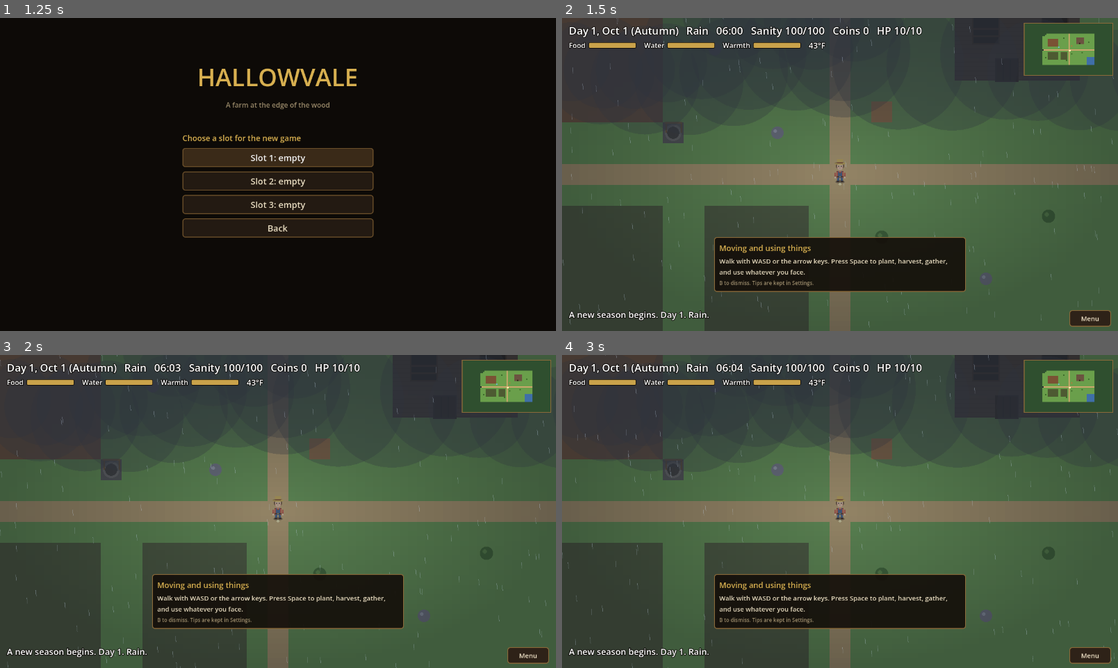
Above: before the commit, frames 1-4 (two rows, left to right).
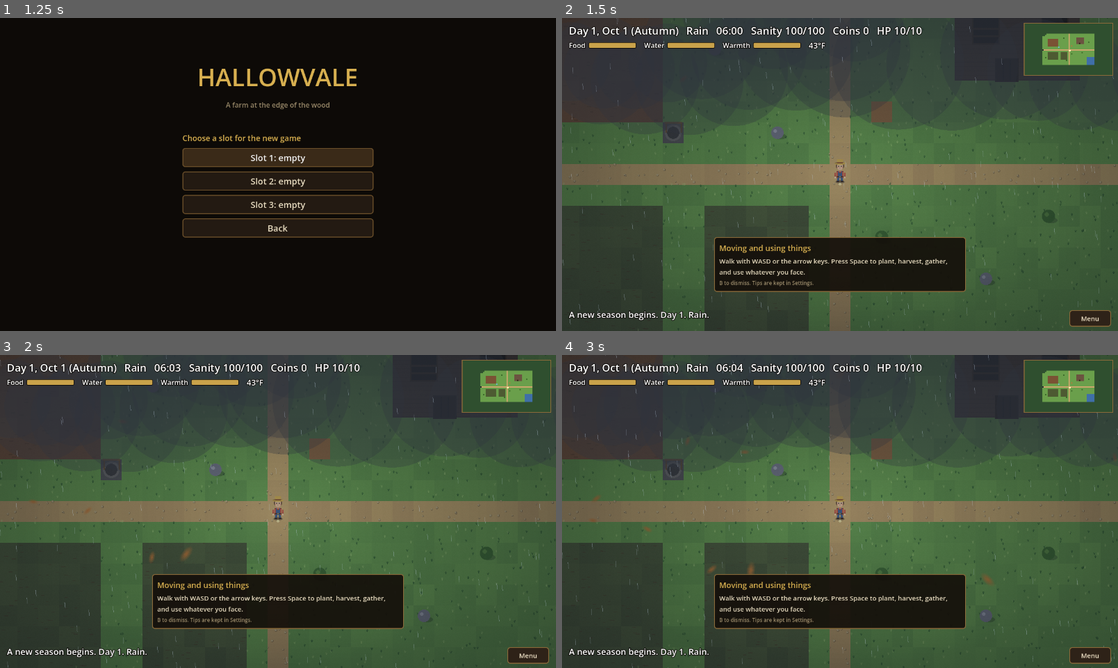
Above: after the commit, the same moments.

Repository: joshj1108/CrowCreekHollow
Game: Godot game, scene res://scenes/main.tscn
Same seed, same stepped clock (60 frames per second), same inputs: the game is played once before the commit and once after it.
Inputs:
- Up to frame 1 (1.25 s): click "New Game" at 0.5 s
- Up to frame 2 (1.5 s): click "Slot 1: empty" at 1.25 s
- Up to frame 3 (2 s): no input
- Up to frame 4 (3 s): click "Menu" at 2 s; click "Skills K" at 2.75 s

Frame 1 is identical in both runs. In frame 2, 0.2% of the frame differs, in the area x 0-100%, y 0-100%; in frame 3, 0.2%; in frame 4, 0.3%.

Commit message:
Add a graphics pass: colour grade, ground detail, shadows, seasonal particles
A full-screen grade with vignette and grain sits under the HUD. Grass gets
subtle per-tile tint, tufts and pebbles. Trees, rocks and brush cast soft
shadows. Autumn leaves, spring petals and summer fireflies drift around the
camera, each only in its season and only on the farm.

Co-Authored-By: Claude Haiku 5.5 <noreply@anthropic.com>
Claude-Session: https://claude.ai/code/session_016EvHBYyFANDWxunM27u84C

Diff:
--- a/scripts/main.gd
+++ b/scripts/main.gd
@@ -979,6 +979,7 @@
 		_roll_weather()
 	_apply_weather()
 	_build_action_bar()
+	_build_ambience()
 	_update_shadow_tile()
 	if loaded:
 		_restore_saved_state()
@@ -1073,6 +1074,7 @@
 		_refresh_panel()
 
 	_update_minimap()
+	_update_ambience()
 
 	if message_timer > 0.0:
 		message_timer -= delta
@@ -1096,10 +1098,26 @@
 	var fy0 := clampi(floori(top_left.y / PX) - 1, 0, MAP_H - 1)
 	var fx1 := clampi(ceili((top_left.x + view.x) / PX) + 1, 0, MAP_W - 1)
 	var fy1 := clampi(ceili((top_left.y + view.y) / PX) + 1, 0, MAP_H - 1)
+	# Pass one: the ground, with small details. Pass two: shadows, which fall on the ground only.
+	# Pass three: trees and buildings, drawn over both.
+	for y in range(fy0, fy1 + 1):
+		for x in range(fx0, fx1 + 1):
+			var ground: int = map[y][x]
+			if _is_ground(ground):
+				var gcell := _tile_rect(Vector2i(x, y))
+				draw_rect(gcell, _ground_color(TILE_COLORS[ground], x, y))
+				_draw_ground_detail(gcell, ground, x, y)
+	for y in range(fy0, fy1 + 1):
+		for x in range(fx0, fx1 + 1):
+			if map[y][x] == Tile.TREE:
+				var scell := _tile_rect(Vector2i(x, y))
+				draw_colored_polygon(_ellipse_at(scell.get_center() + Vector2(PX * 0.2, PX * 0.26), PX * 0.42, PX * 0.2), Color(0, 0, 0, 0.26))
 	for y in range(fy0, fy1 + 1):
 		for x in range(fx0, fx1 + 1):
 			var tile: int = map[y][x]
 			var cell := _tile_rect(Vector2i(x, y))
+			if _is_ground(tile):
+				continue
 			if tile == Tile.TREE:
 				_draw_tree(cell, Vector2i(x, y))
 			elif tile == Tile.WALL:
@@ -1155,10 +1173,12 @@
 
 	for pos in rocks:
 		var rc := _tile_center(pos.x, pos.y)
+		draw_colored_polygon(_ellipse_at(rc + Vector2(PX * 0.14, PX * 0.18), PX * 0.3, PX * 0.14), Color(0, 0, 0, 0.26))
 		draw_circle(rc, PX * 0.3, Color("7a7a84"))
 		draw_circle(rc + Vector2(-5, -4), PX * 0.08, Color("a6a6b0"))
 	for pos in brush:
 		var center := _tile_center(pos.x, pos.y)
+		draw_colored_polygon(_ellipse_at(center + Vector2(PX * 0.12, PX * 0.2), PX * 0.32, PX * 0.14), Color(0, 0, 0, 0.24))
 		draw_circle(center, PX * 0.32, BUSH_COLOR)
 		draw_circle(center + Vector2(-4, -4), PX * 0.1, Color("5d8f3e"))
 
@@ -1169,6 +1189,137 @@
 		draw_circle(s, PX * 0.6, Color(0.02, 0.01, 0.05, 0.9))
 		draw_circle(s + Vector2(-8, -6), 3, Color(0.9, 0.1, 0.1))
 		draw_circle(s + Vector2(8, -6), 3, Color(0.9, 0.1, 0.1))
+
+
+# Ground is the tiles drawn flat with detail on top: grass, soil, path, fallow ground, and water.
+func _is_ground(tile: int) -> bool:
+	return tile == Tile.GRASS or tile == Tile.SOIL or tile == Tile.PATH or tile == Tile.FALLOW
+
+
+# A stable pseudo-random number for a tile, so the ground looks the same every time it is drawn.
+func _tile_hash(x: int, y: int, salt: int) -> int:
+	var h: int = (x * 73856093) ^ (y * 19349663) ^ (salt * 83492791)
+	h = (h ^ (h >> 13)) * 1274126177
+	return absi(h)
+
+
+func _ground_color(base: Color, x: int, y: int) -> Color:
+	var jitter := float(_tile_hash(x, y, 1) % 5 - 2) / 100.0
+	return Color(base.r + jitter, base.g + jitter * 1.2, base.b + jitter * 0.6)
+
+
+# Small marks on the ground: grass tufts, pebbles on the path, furrows in the soil.
+func _draw_ground_detail(cell: Rect2, tile: int, x: int, y: int) -> void:
+	var count := 2 + _tile_hash(x, y, 2) % 3
+	for i in count:
+		var h := _tile_hash(x, y, 10 + i)
+		var at := cell.position + Vector2(float(h % 40) / 40.0, float((h / 40) % 40) / 40.0) * PX
+		if tile == Tile.GRASS:
+			var dark := Color(0.16, 0.34, 0.14, 0.6)
+			var light := Color(0.78, 0.92, 0.56, 0.3)
+			var tuft := dark if i % 2 == 0 else light
+			draw_line(at, at + Vector2(-2, -5), tuft, 1.2)
+			draw_line(at, at + Vector2(0, -6), tuft, 1.2)
+			draw_line(at, at + Vector2(2, -5), tuft, 1.2)
+		elif tile == Tile.PATH:
+			var r := 1.2 + float(h % 3) * 0.6
+			draw_circle(at, r + 0.6, Color(0.36, 0.27, 0.16, 0.5))
+			draw_circle(at + Vector2(-0.5, -0.5), r, Color(0.9, 0.82, 0.62, 0.7))
+		elif tile == Tile.SOIL or tile == Tile.FALLOW:
+			var span := 6.0 + float(h % 5)
+			draw_line(at, at + Vector2(span, 0), Color(0.3, 0.19, 0.1, 0.45), 1.4)
+
+
+func _ellipse_at(c: Vector2, rx: float, ry: float) -> PackedVector2Array:
+	var out := PackedVector2Array()
+	for i in range(20):
+		var a := TAU * float(i) / 20.0
+		out.append(c + Vector2(cos(a) * rx, sin(a) * ry))
+	return out
+
+
+# Drifting leaves, petals, and fireflies that follow the camera. Each one is on only in its season.
+var leaves_fx: CPUParticles2D
+var petals_fx: CPUParticles2D
+var fireflies_fx: CPUParticles2D
+
+
+func _build_ambience() -> void:
+	var dot_gradient := Gradient.new()
+	dot_gradient.set_color(0, Color(1, 1, 1, 1))
+	dot_gradient.set_color(1, Color(1, 1, 1, 0))
+	# Leaves are stretched soft ovals, petals are round, and fireflies are small bright dots.
+	var leaf := _soft_dot(dot_gradient, 16, 8)
+	var petal := _soft_dot(dot_gradient, 8, 8)
+	var dot := _soft_dot(dot_gradient, 12, 12)
+	leaves_fx = _make_ambience(leaf, Color(0.86, 0.5, 0.2), 2.4, 0.95, Vector2(0, 26), 26.0, 5.0)
+	leaves_fx.amount = 46
+	petals_fx = _make_ambience(petal, Color(1.0, 0.82, 0.88), 1.9, 0.9, Vector2(0, 14), 16.0, 4.0)
+	petals_fx.amount = 40
+	# Fireflies are bright dots that blink on and off as they drift.
+	fireflies_fx = _make_ambience(dot, Color(0.85, 1.0, 0.45), 1.3, 1.0, Vector2.ZERO, 10.0, 6.0)
+	fireflies_fx.spread = 180.0
+	fireflies_fx.amount = 34
+	fireflies_fx.lifetime = 6.0
+	var blink := Gradient.new()
+	blink.set_color(0, Color(1, 1, 1, 0.0))
+	blink.add_point(0.25, Color(1, 1, 1, 1.0))
+	blink.add_point(0.45, Color(1, 1, 1, 0.1))
+	blink.add_point(0.7, Color(1, 1, 1, 1.0))
+	blink.set_color(blink.get_point_count() - 1, Color(1, 1, 1, 0.0))
+	fireflies_fx.color_ramp = blink
+
+
+func _soft_dot(gradient: Gradient, width: int, height: int) -> Texture2D:
+	var tex := GradientTexture2D.new()
+	tex.gradient = gradient
+	tex.fill = GradientTexture2D.FILL_RADIAL
+	tex.fill_from = Vector2(0.5, 0.5)
+	tex.fill_to = Vector2(1.0, 0.5)
+	tex.width = width
+	tex.height = height
+	return tex
+
+
+func _make_ambience(dot: Texture2D, color: Color, scale_px: float, alpha: float, gravity: Vector2, speed: float, life: float) -> CPUParticles2D:
+	var fx := CPUParticles2D.new()
+	fx.texture = dot
+	fx.angle_min = 0.0
+	fx.angle_max = 360.0
+	fx.angular_velocity_min = -120.0
+	fx.angular_velocity_max = 120.0
+	fx.amount = 22
+	fx.lifetime = life
+	fx.emitting = false
+	fx.local_coords = false
+	fx.emission_shape = CPUParticles2D.EMISSION_SHAPE_RECTANGLE
+	fx.emission_rect_extents = Vector2(400, 300)
+	fx.direction = Vector2(0, 1)
+	fx.spread = 25.0
+	fx.gravity = gravity
+	fx.initial_velocity_min = speed * 0.5
+	fx.initial_velocity_max = speed
+	fx.scale_amount_min = scale_px * 0.7
+	fx.scale_amount_max = scale_px * 1.3
+	fx.color = Color(color.r, color.g, color.b, alpha)
+	fx.z_index = 2
+	add_child(fx)
+	return fx
+
+
+func _update_ambience() -> void:
+	if leaves_fx == null:
+		return
+	var on_farm := not inside and not in_cave and not _in_village() and world_started
+	var season := _season_of(_calendar_date(day)["month"])
+	var view := get_viewport_rect().size / camera.zoom
+	var centre := camera.get_screen_center_position()
+	for fx in [leaves_fx, petals_fx, fireflies_fx]:
+		fx.global_position = centre
+		fx.emission_rect_extents = view * 0.5 + Vector2(60, 60)
+	leaves_fx.emitting = on_farm and season == "Autumn"
+	petals_fx.emitting = on_farm and season == "Spring"
+	fireflies_fx.emitting = on_farm and season == "Summer" and current_hour >= DUSK_HOUR
 
 
 func _draw_house() -> void:
@@ -1516,6 +1667,17 @@
 
 
 func _build_hud() -> void:
+	# The colour pass sits under the HUD and menus, so only the world is graded.
+	var grade_layer := CanvasLayer.new()
+	grade_layer.layer = 0
+	add_child(grade_layer)
+	var grade := ColorRect.new()
+	grade.set_anchors_preset(Control.PRESET_FULL_RECT)
+	grade.mouse_filter = Control.MOUSE_FILTER_IGNORE
+	grade.material = ShaderMaterial.new()
+	grade.material.shader = load("res://shaders/grade.gdshader")
+	grade_layer.add_child(grade)
+
 	var layer := CanvasLayer.new()
 	add_child(layer)
 	# A full-screen root gives the HUD a screen to anchor to. It ignores the mouse.
--- /dev/null
+++ b/shaders/grade.gdshader
@@ -0,0 +1,24 @@
+shader_type canvas_item;
+
+// A full-screen pass over the world: a little more contrast and colour, warm highlights,
+// cool shadows, a soft vignette at the edges, and a fine grain so flat areas feel lived in.
+uniform sampler2D screen_tex : hint_screen_texture, filter_linear_mipmap;
+uniform float saturation = 1.08;
+uniform float contrast = 1.06;
+uniform float warmth = 0.035;
+uniform float vignette = 0.32;
+uniform float grain = 0.025;
+
+void fragment() {
+	vec4 c = texture(screen_tex, SCREEN_UV);
+	float l = dot(c.rgb, vec3(0.299, 0.587, 0.114));
+	c.rgb = mix(vec3(l), c.rgb, saturation);
+	c.rgb = (c.rgb - 0.5) * contrast + 0.5;
+	c.rgb += vec3(warmth, warmth * 0.35, -warmth * 0.6) * smoothstep(0.4, 0.9, l);
+	c.rgb += vec3(-0.012, 0.0, 0.02) * (1.0 - smoothstep(0.0, 0.5, l));
+	float d = length((SCREEN_UV - 0.5) * vec2(1.0, 1.15));
+	c.rgb *= 1.0 - smoothstep(0.42, 0.95, d) * vignette;
+	float n = fract(sin(dot(SCREEN_UV * vec2(1280.0, 720.0) + vec2(TIME * 37.0, TIME * 11.0), vec2(12.9898, 78.233))) * 43758.5453);
+	c.rgb += (n - 0.5) * grain;
+	COLOR = vec4(clamp(c.rgb, 0.0, 1.0), 1.0);
+}
Not shown, changed: DESIGN.md
